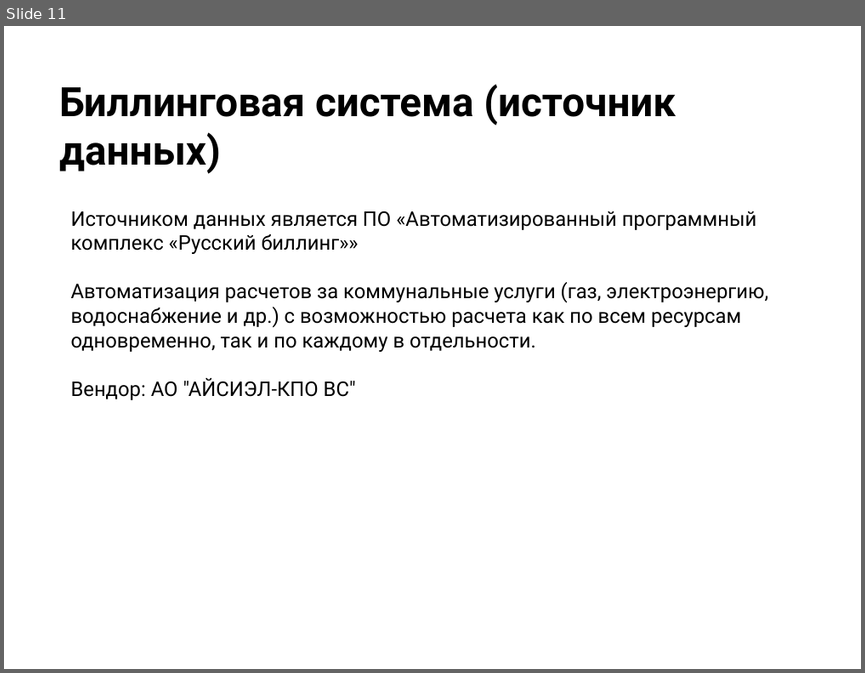
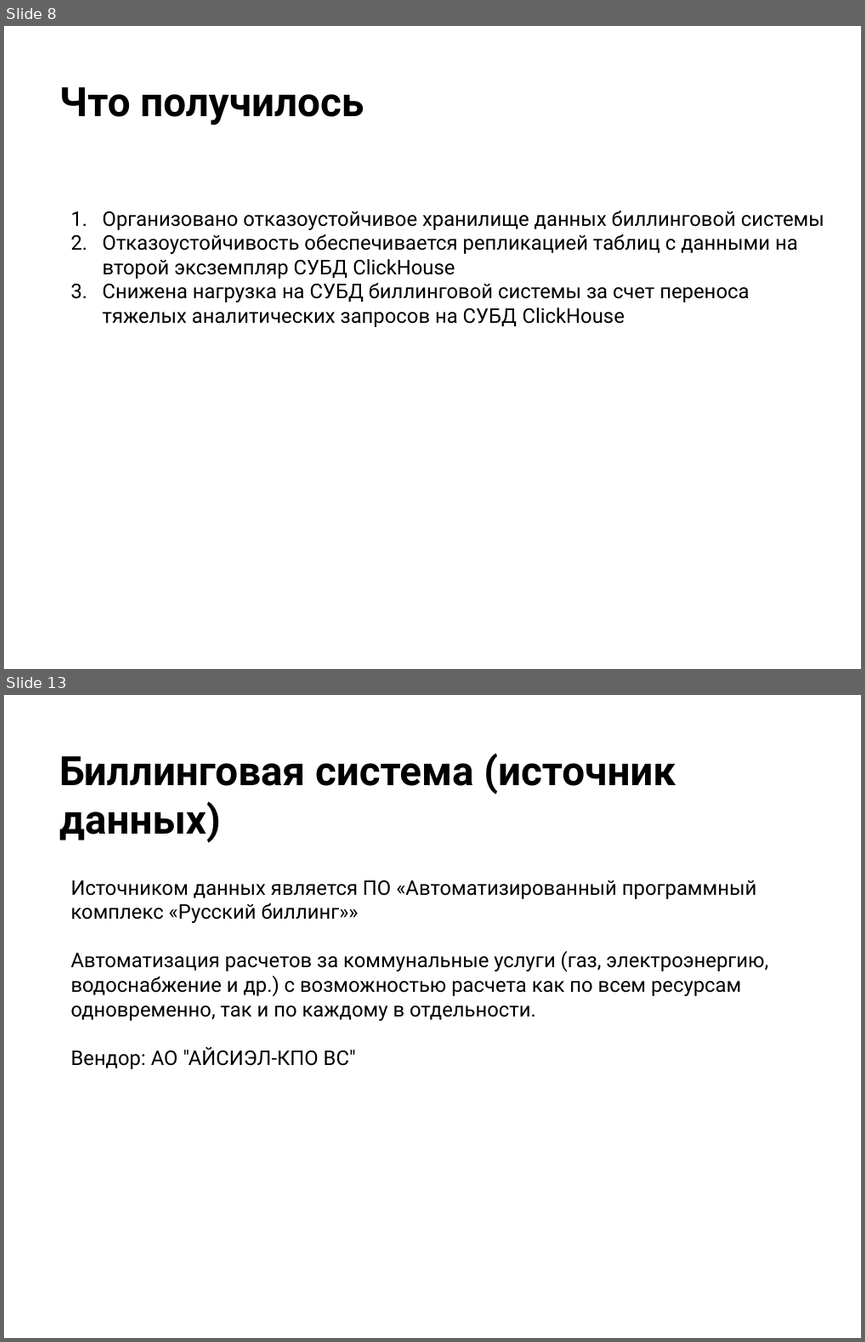
Before and after one commit to anton20044/ClickHouse_Final_Project, a slide deck: Презентация.pptx. Shown one above the other, each under a label of ours: slide 11 before the commit, slides 8 and 13 after it; the slides between them are not shown. The pictures are 865x673 and 865x1342 pixels, drawn with LibreOffice and Linux fonts; fonts in the diff are those of the drawing; background and template pictures are left out. Boxes give left, top, right and bottom in pixels: in the first picture for what was removed or moved away, otherwise in the second. Text is boxed around its words. In the diff, an @@ line names an element or a change of style, - is before the commit and + after.

```diff
--- a/Презентация.pptx
+++ b/Презентация.pptx
@@ slide 8 added at <box>4,26,861,669</box>, background picture (left out) @@
@@ title added at <box>59,87,364,125</box>, 34 pt, text #000000, bold @@
+Что получилось
@@ text added at <box>103,210,824,327</box>, 17 pt, text #000000 @@
+1. Организовано отказоустойчивое хранилище данных биллинговой системы
+2. Отказоустойчивость обеспечивается репликацией таблиц с данными на второй эксземпляр СУБД ClickHouse
+3. Снижена нагрузка на СУБД биллинговой системы за счет переноса тяжелых аналитических запросов на СУБД ClickHouse
@@ what was slide 11 is now slide 13 @@
```
Also in this commit, not shown: 1 slide changed, 4 other slides added, 8 slides removed, 1 other file.
